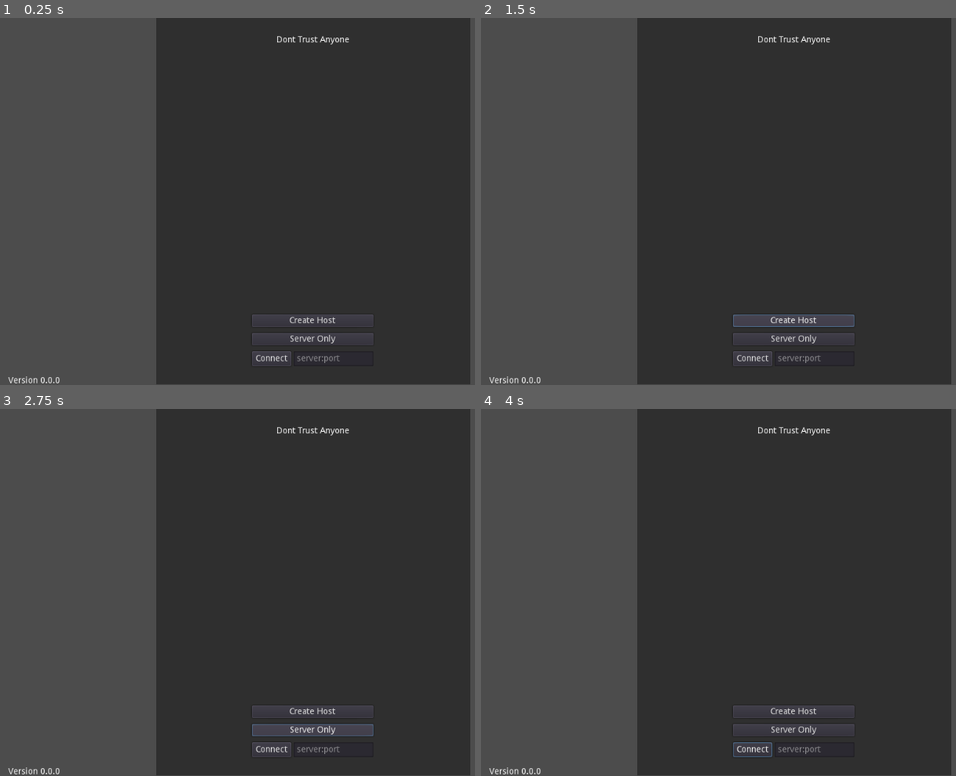
Above: before the commit, frames 1-4 (two rows, left to right).
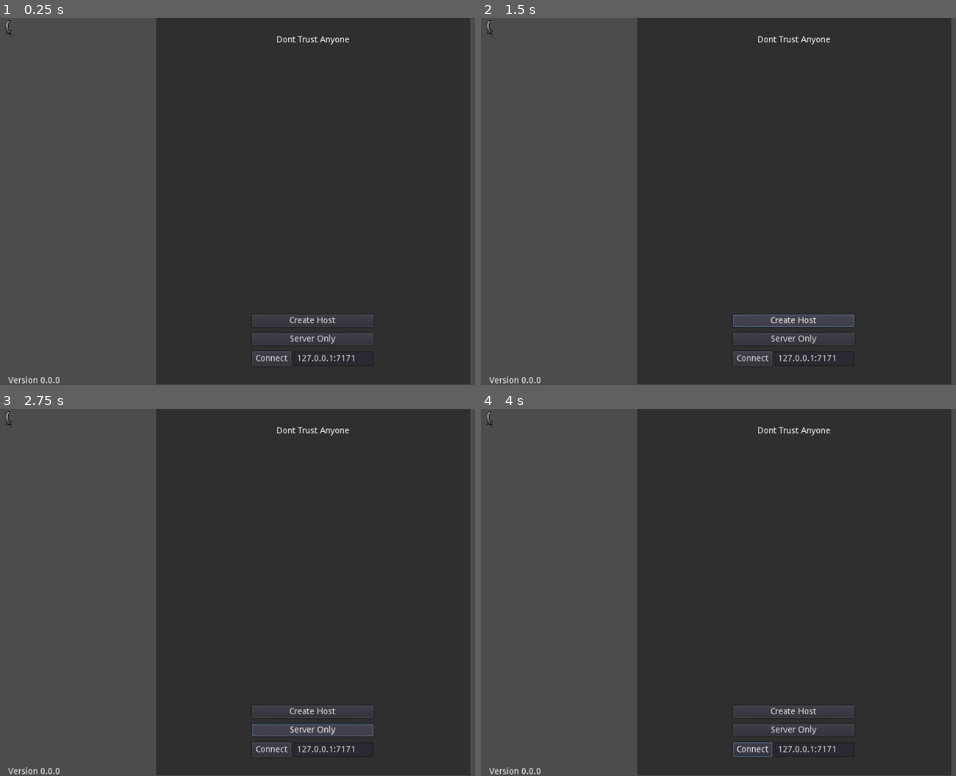
Above: after the commit, the same moments.

Repository: Brzusko/Dont-Trust-Anyone
Game: Godot game, scene res://Main.tscn
Same seed, same stepped clock (60 frames per second), same inputs: the game is played once before the commit and once after it.
Inputs (mouse positions are in pixels of both pictures, inside the frame that each line leads up to):
- Up to frame 1 (0.25 s): no input
- Up to frame 2 (1.5 s): tap Enter at 0.5 s; move the mouse to (932, 183) at 0.52 s; hold D (right) 0.53-1.25 s; click "Create Host" at 1.25 s
- Up to frame 3 (2.75 s): click "Server Only" at 2 s
- Up to frame 4 (4 s): click "Connect" at 2.75 s; move the mouse to (671, 610) at 3.52 s; hold S (down) from 3.53 s (still down)

The runs differ from the first frame. In frame 1, 0.1% of the frame differs, in the area x 1-75%, y 0-95%; in frame 2, 0.1%; in frame 3, 0.1%; in frame 4, 0.1%.

Commit message:
Cursor fix

Diff:
--- a/Autoload/Networking.gd
+++ b/Autoload/Networking.gd
@@ -30,7 +30,6 @@
 
 	if _err != OK:
 		return;
-
 	get_tree().network_peer = network;
 	app_state = Enums.APP_TYPE.SERVER;
 	s_connect_events();
--- a/Autoload/Utils.gd
+++ b/Autoload/Utils.gd
@@ -8,5 +8,8 @@
 	var clamped_y = clamp(clampv2.y, leftv2.y, rightv2.y);
 	return Vector2(clamped_x, clamped_y);
 
+func vec2_sub_by_scalar(vector: Vector2, scalar) -> Vector2:
+	return Vector2(vector.x - scalar, vector.y - scalar);
+
 func get_node_up(node: NodePath) -> NodePath:
 	return NodePath(node.get_name(1));
--- /dev/null
+++ b/Resources/PlayerClass.gd
@@ -0,0 +1 @@
+extends Resource
--- a/Scenes/Player/EntityStats.gd
+++ /dev/null
@@ -1,5 +0,0 @@
-extends Node
-
-export var max_health: float;
-export var max_mana: float;
-export var movement_speed: float;
--- a/Scenes/Player/Health.gd
+++ b/Scenes/Player/Health.gd
@@ -1,7 +1,4 @@
 extends Area2D
-
-export var stats_path: NodePath;
-onready var stats = get_node(stats_path);
 
 master var dmg_taken_from: Dictionary = {
 
--- a/Scenes/Player/Input.gd
+++ b/Scenes/Player/Input.gd
@@ -73,8 +73,6 @@
 
 	update();
 
-	if !is_network_master():
-		print(get_networked_input());
 
 func check_cache() -> void:
 	var send_to_serv: bool = false;
@@ -117,7 +115,7 @@
 	local_look_side_vec2 = vector_map[local_look_side];
 
 func _input(event):
-	if event is InputEventMouseMotion:
+	if event is InputEventMouseMotion && parent.is_local:
 		mouse_dir = GameUi.get_cursor_local_pos();
 
 		if local_cache.look_side_vec2.dot(mouse_dir) >= Globals.AREA_DOT:
--- a/Scenes/Player/Move.gd
+++ b/Scenes/Player/Move.gd
@@ -20,7 +20,6 @@
 var animation_tree: AnimationTree;
 onready var head: Sprite = get_node(head_path);
 onready var body: Sprite = get_node(body_path);
-onready var stats = get_node(stats_path);
 
 var move_dir_cache: int = -1;
 
--- a/Scenes/Player/Player.tscn
+++ b/Scenes/Player/Player.tscn
@@ -9,7 +9,6 @@
 [ext_resource path="res://Scenes/Player/Idle.gd" type="Script" id=7]
 [ext_resource path="res://Scenes/Player/Move.gd" type="Script" id=8]
 [ext_resource path="res://Scenes/Player/Health.gd" type="Script" id=9]
-[ext_resource path="res://Scenes/Player/EntityStats.gd" type="Script" id=10]
 
 [sub_resource type="RectangleShape2D" id=1]
 extents = Vector2( 6.9863, 7.42043 )
@@ -90,7 +89,7 @@
 nodes/Transition/node = SubResource( 8 )
 nodes/Transition/position = Vector2( 273, 105 )
 nodes/output/position = Vector2( 567, 126 )
-node_connections = [ "output", 0, "Transition", "Transition", 0, "TimeScale 2", "Transition", 1, "TimeScale", "TimeScale", 0, "Run", "TimeScale 2", 0, "Idle" ]
+node_connections = [ "output", 0, "Transition", "TimeScale", 0, "Run", "TimeScale 2", 0, "Idle", "Transition", 0, "TimeScale 2", "Transition", 1, "TimeScale" ]
 
 [node name="Player" type="KinematicBody2D"]
 script = ExtResource( 2 )
@@ -101,7 +100,7 @@
 texture = ExtResource( 1 )
 hframes = 8
 vframes = 2
-frame = 1
+frame = 2
 
 [node name="Head" type="Sprite" parent="."]
 position = Vector2( -0.396851, -16.2623 )
@@ -130,7 +129,6 @@
 animation_tree_path = NodePath("../../AnimationTree")
 head_path = NodePath("../../Head")
 body_path = NodePath("../../Body")
-stats_path = NodePath("../../EntityStats")
 move_speed = 100.0
 
 [node name="AnimationPlayer" type="AnimationPlayer" parent="."]
@@ -148,14 +146,7 @@
 [node name="Health" type="Area2D" parent="."]
 position = Vector2( 0, -8 )
 script = ExtResource( 9 )
-stats_path = NodePath("../EntityStats")
 
 [node name="Collision" type="CollisionShape2D" parent="Health"]
 position = Vector2( -0.198425, 0.0224299 )
 shape = SubResource( 1 )
-
-[node name="EntityStats" type="Node" parent="."]
-script = ExtResource( 10 )
-max_health = 100.0
-max_mana = 10.0
-movement_speed = 100.0
--- a/UI/Cursor/Cursor.gd
+++ b/UI/Cursor/Cursor.gd
@@ -15,30 +15,29 @@
 			margin_left += relative_pos.x;
 			margin_top += relative_pos.y;
 		else:
-			if margin_left <= 0:
-				margin_left = 1;
-			if (margin_left + rect_size.x) >= get_viewport().size.x:
-				margin_left += get_viewport().size.x - (margin_left + rect_size.x)
-			if margin_top <= 0:
-				margin_top = 1;
-			if (margin_top + rect_size.y) >= get_viewport().size.y:
-				margin_top += get_viewport().size.y - (margin_top + rect_size.y);
+			var cursor_pos = get_cursor_pos_from_center_not_normal();
+			move_cursor_relative_to_center(cursor_pos * 0.99);
 
 func can_move() -> bool:
-	var x_bound = margin_left >= 0 && (margin_left + rect_size.x) <= get_viewport().size.x;
-	var y_bound = margin_top >= 0 && (margin_top + rect_size.y) <= get_viewport().size.y;
-	return x_bound && y_bound;
+	var cursor_relative_pos = get_cursor_pos_from_center_not_normal();
+	return cursor_relative_pos.length() <= 150;
 
 func move_cursor_relative_to_center(to_point: Vector2) -> void:
 	var center = Vector2(get_viewport().size.x/2, get_viewport().size.y/2);
-	margin_left = (center.x - (rect_size.y/2) + to_point.x);
-	margin_top = (center.y - (rect_size.y/2) + to_point.y);
+	margin_left = (center.x + to_point.x);
+	margin_top = (center.y + to_point.y);
 
 func get_cursor_pos_from_center() -> Vector2:
 	var center = Vector2(get_viewport().size.x/2, get_viewport().size.y/2);
 	var cursor_pos = Vector2(margin_left, margin_top);
 	var pos = center - cursor_pos;
 	return -pos.normalized();
+
+func get_cursor_pos_from_center_not_normal() -> Vector2:
+	var center = Vector2(get_viewport().size.x/2, get_viewport().size.y/2);
+	var cursor_pos = Vector2(margin_left, margin_top);
+	var pos = center - cursor_pos;
+	return -pos;
 
 func get_cursor_pos() -> Vector2:
 	return Vector2(margin_left, margin_top);
@@ -58,9 +57,13 @@
 	is_visible = false;
 
 func on_network_init() -> void:
+	if Networking.app_state == Enums.APP_TYPE.SERVER:
+		return;
 	turn_on();
 
 func on_network_destroy() -> void:
+	if Networking.app_state == Enums.APP_TYPE.SERVER:
+		return;
 	turn_off();
 
 func set_pos(new_pos: Vector2) -> void:
--- a/UI/Cursor/Cursor.tscn
+++ b/UI/Cursor/Cursor.tscn
@@ -4,14 +4,10 @@
 [ext_resource path="res://UI/Cursor/Cursor.gd" type="Script" id=2]
 
 [node name="Cursor" type="TextureRect"]
-visible = false
 anchor_right = 0.031
 anchor_bottom = 0.054
-margin_left = 0.205402
-margin_top = 0.324329
-margin_right = 0.461401
-margin_bottom = -0.0756721
-rect_scale = Vector2( 2, 2 )
+margin_right = 0.256001
+margin_bottom = -0.400002
 texture = ExtResource( 1 )
 script = ExtResource( 2 )
 __meta__ = {
--- a/UI/Menu.tscn
+++ b/UI/Menu.tscn
@@ -26,15 +26,15 @@
 }
 
 [node name="Title" type="Label" parent="Container"]
-margin_right = 482.0
+margin_right = 481.0
 margin_bottom = 14.0
 text = "Dont Trust Anyone"
 align = 1
 
 [node name="BottomContainer" type="VBoxContainer" parent="Container"]
-margin_left = 142.0
+margin_left = 141.0
 margin_top = 44.0
-margin_right = 340.0
+margin_right = 339.0
 margin_bottom = 540.0
 size_flags_horizontal = 4
 size_flags_vertical = 3
@@ -68,6 +68,7 @@
 margin_right = 198.0
 margin_bottom = 24.0
 rect_min_size = Vector2( 130, 0 )
+text = "127.0.0.1:7171"
 placeholder_text = "server:port"
 placeholder_alpha = 0.541
 
Not shown: 1 places in Scenes/Player/Player.tscn that only renumber resources
